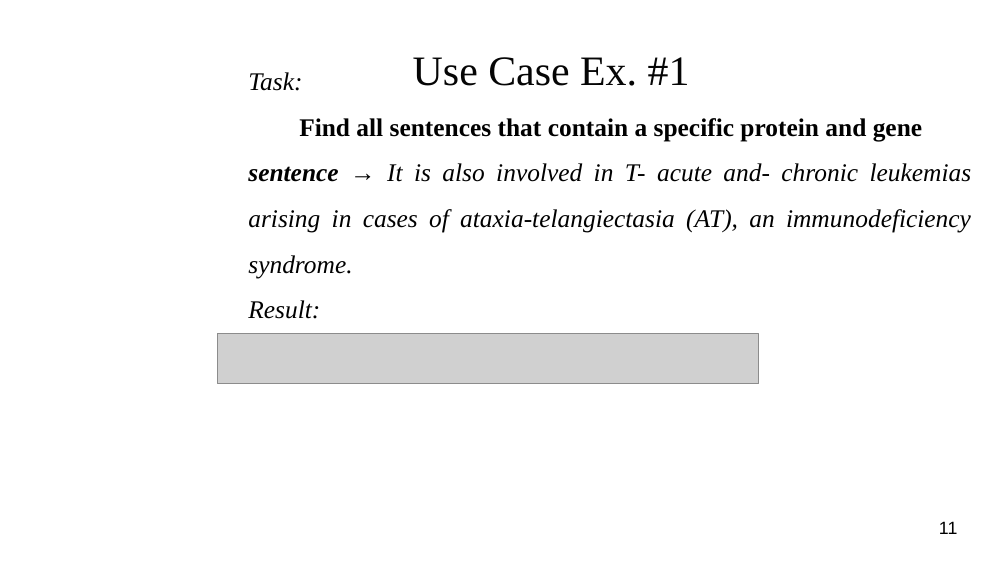
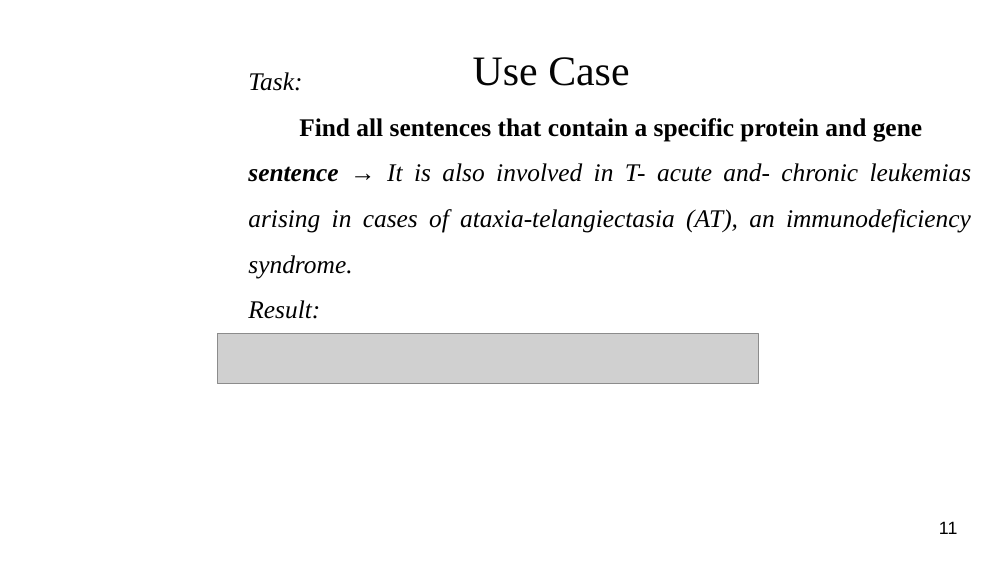
Before and after one commit to masonedmison/coref, a slide deck: slide 11 of documentation/presentation/cs710_presentation.odp. Drawn at 1008x567 pixels with LibreOffice and Linux fonts; fonts in the diff are those of the drawing; grey boxes stand for pictures; background and template pictures are left out. Boxes give left, top, right and bottom in pixels: in the first picture for what was removed or moved away, otherwise in the second. Text is boxed around its words. In the diff, an @@ line names an element or a change of style, - is before the commit and + after.

```diff
--- a/documentation/presentation/cs710_presentation.odp
+++ b/documentation/presentation/cs710_presentation.odp
@@ title at (473, 57, 629, 86): text changed @@
-Use Case Ex. #1
+Use Case
```
Also in this commit, not shown: 5 other slides changed, 1 slide added, 2 slides removed, 9 other files.
